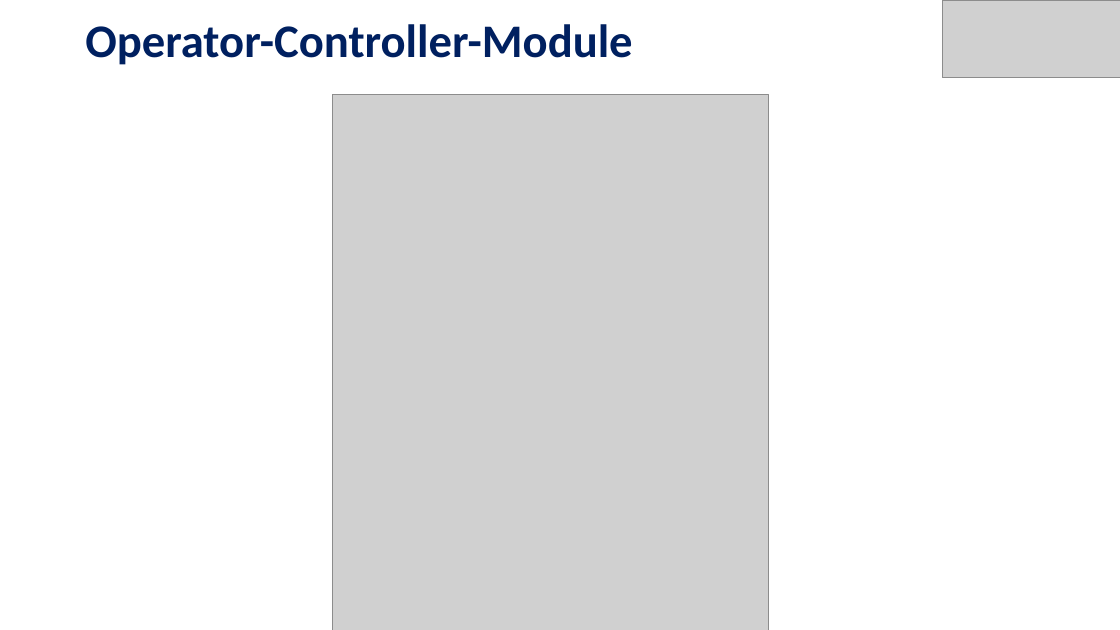
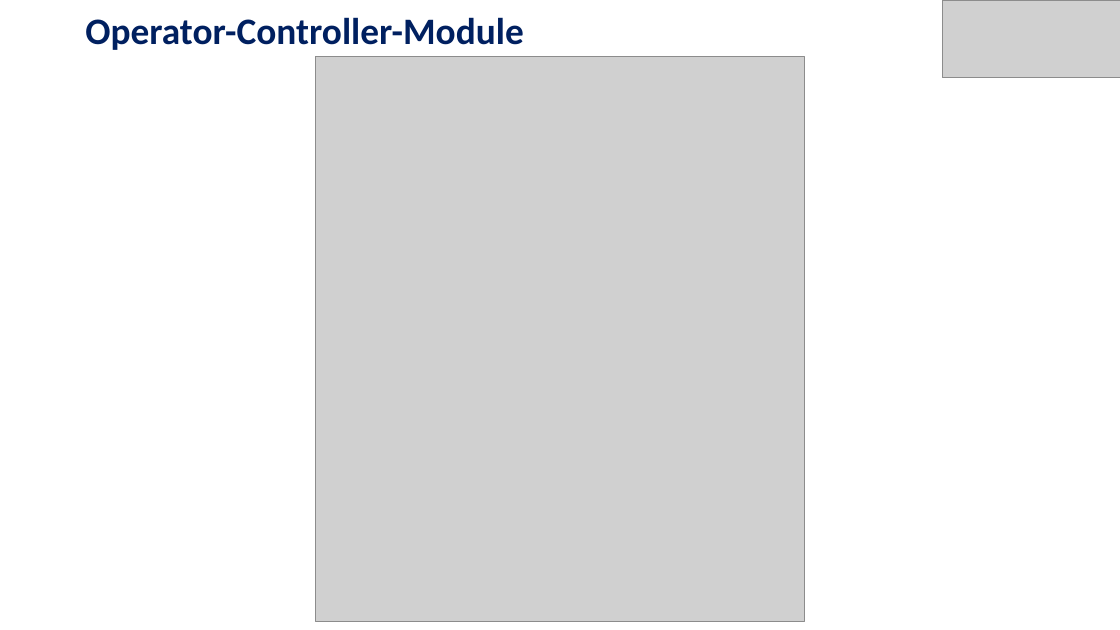
Before and after one commit to anand6105/MSE_QRBOT, a slide deck: slide 14 of docs/QUICK_RESCUE_BOT.pptx (slide 10 before the commit). Drawn at 1120x630 pixels with LibreOffice and Linux fonts; fonts in the diff are those of the drawing; grey boxes stand for pictures. Boxes give left, top, right and bottom in pixels: in the first picture for what was removed or moved away, otherwise in the second. Text is boxed around its words. In the diff, an @@ line names an element or a change of style, - is before the commit and + after.

```diff
--- a/docs/QUICK_RESCUE_BOT.pptx
+++ b/docs/QUICK_RESCUE_BOT.pptx
@@ title "Operator-Controller-Module" at bbox=[85, 17, 523, 50]: size 40 to 32 pt @@
@@ picture: place and size @@
-picture at bbox=[332, 94, 769, 630]
+picture at bbox=[316, 57, 805, 622]
```
Also in this commit, not shown: 16 other slides changed, 8 slides added, 2 slides removed.
